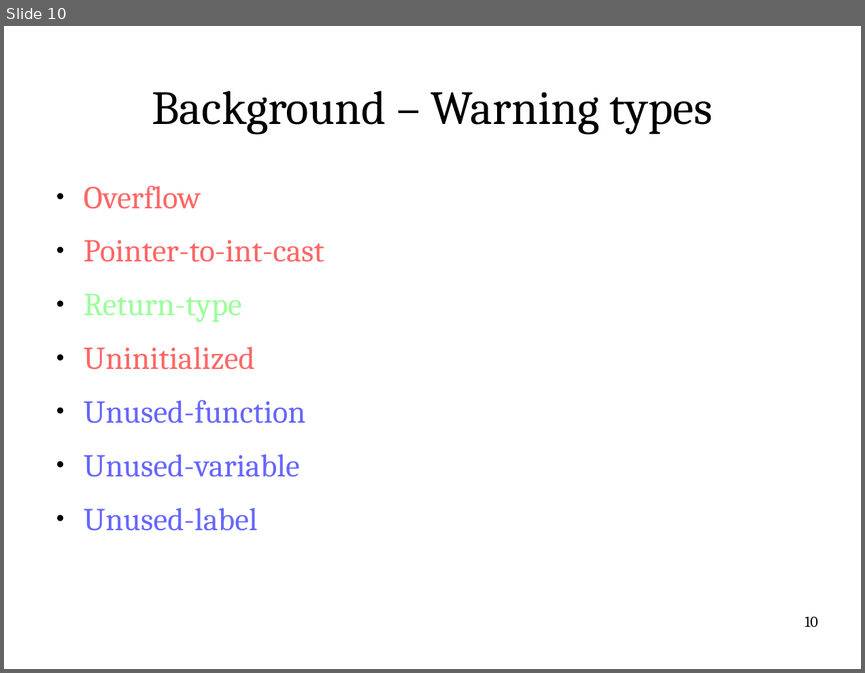
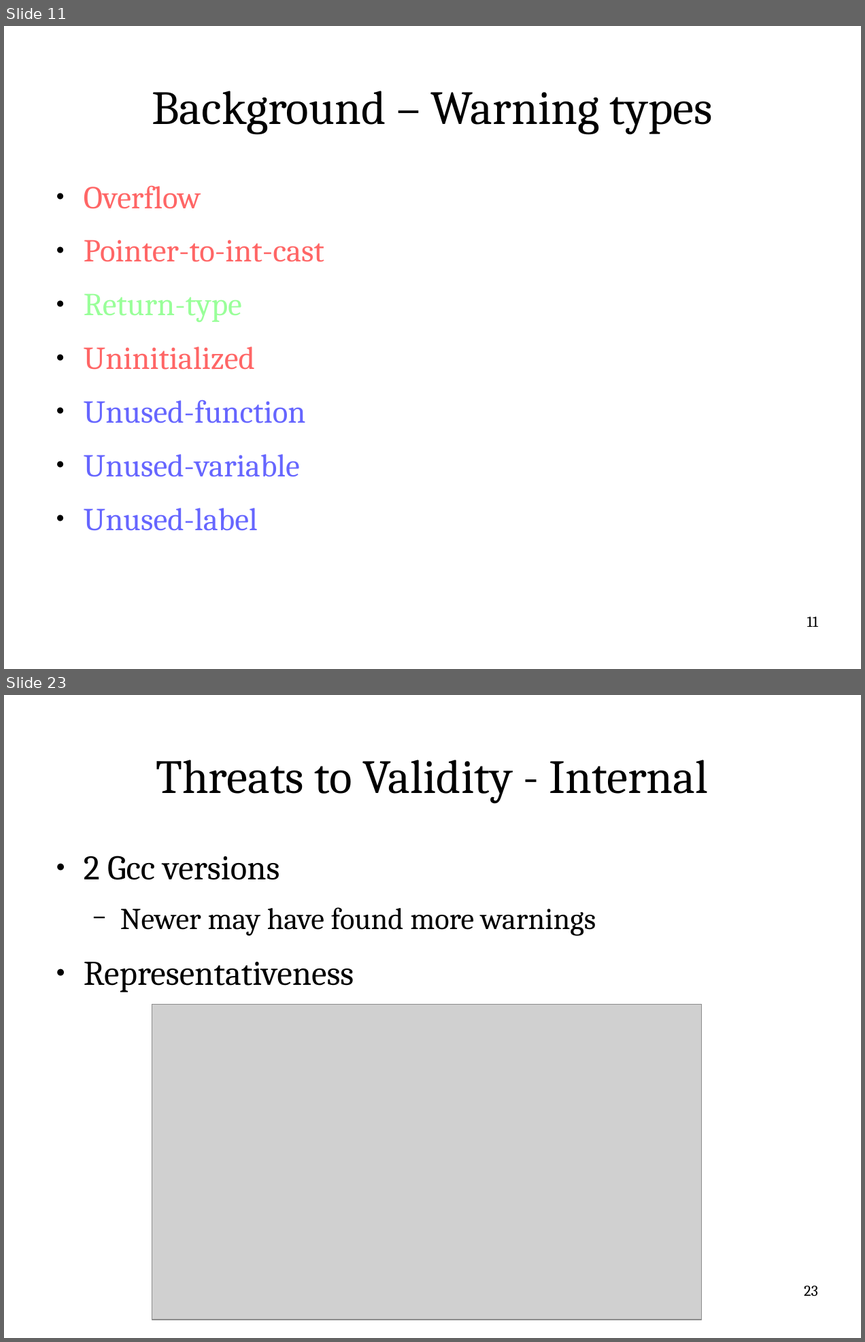
Before and after one commit to itu-square/quantify_linux_errors, a slide deck: notes/pres/pres.odp. Shown one above the other, each under a label of ours: slide 10 before the commit, slides 11 and 23 after it; the slides between them are not shown. The pictures are 865x673 and 865x1342 pixels, drawn with LibreOffice and Linux fonts; fonts in the diff are those of the drawing; grey boxes stand for pictures. Boxes give left, top, right and bottom in pixels: in the first picture for what was removed or moved away, otherwise in the second. Text is boxed around its words. In the diff, an @@ line names an element or a change of style, - is before the commit and + after.

```diff
--- a/notes/pres/pres.odp
+++ b/notes/pres/pres.odp
@@ slide 23 added at box(4, 695, 861, 1338), background #FFFFFF @@
@@ title added at box(156, 760, 708, 803), 44 pt, text #000000 @@
+Threats to Validity - Internal
@@ text added at box(84, 855, 596, 992), 32 pt, text #000000 @@
+● 2 Gcc versions
+  − Newer may have found more warnings
+● Representativeness
@@ picture added at box(152, 1004, 702, 1319) @@
@@ page number added at box(804, 1285, 818, 1295), 14 pt, text #000000 @@
+23
@@ what was slide 10 is now slide 11 @@
@@ page number at box(807, 616, 818, 626): text changed @@
-10
+11
```
Also in this commit, not shown: 15 slides changed, 2 other slides added, 1 slide removed, 1 other file.
